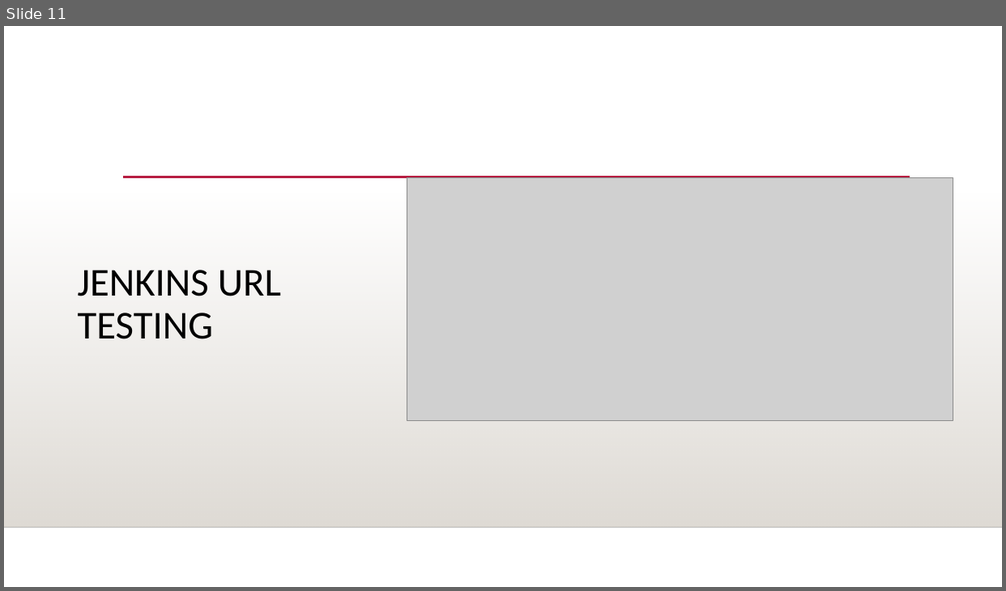
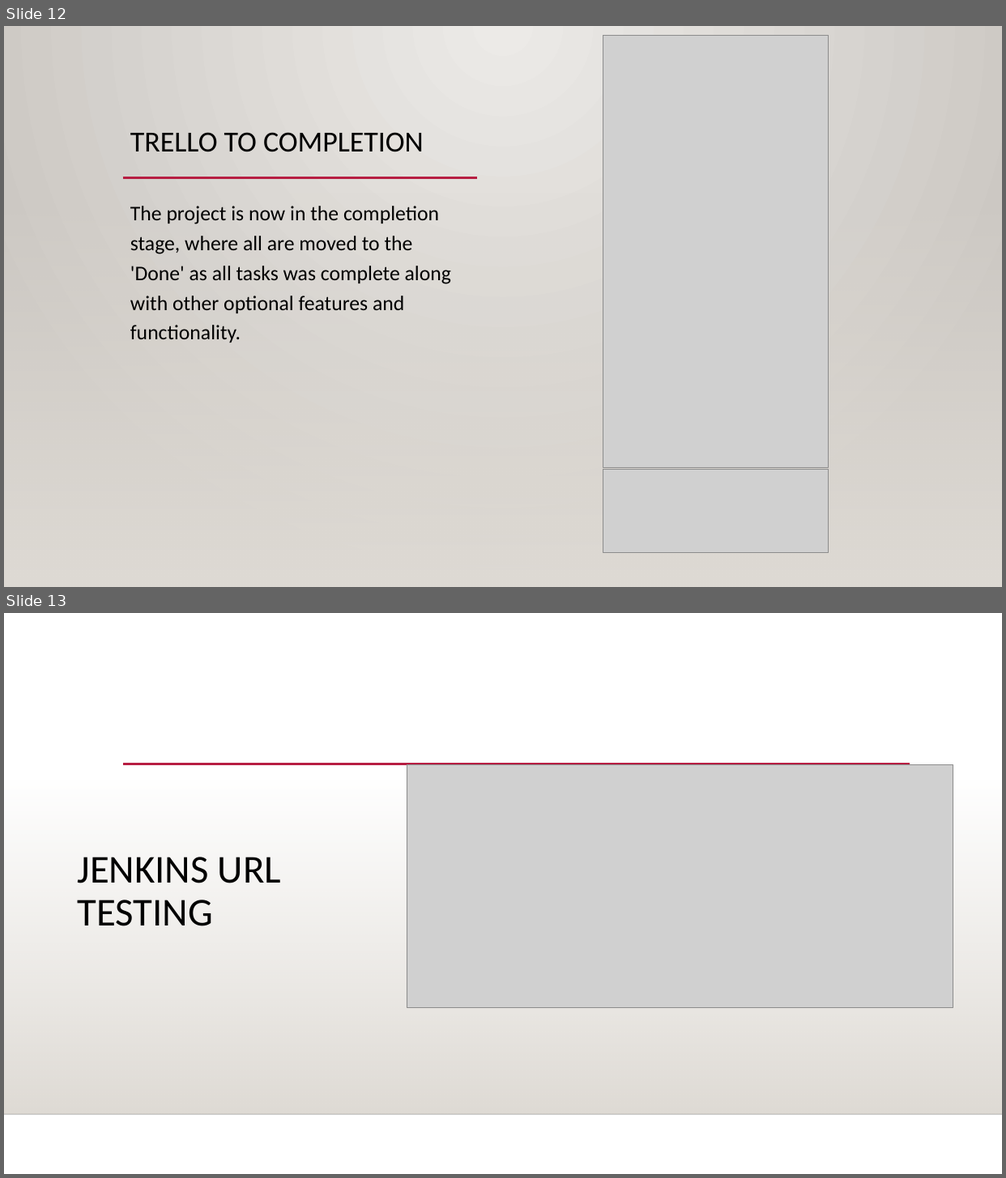
Before and after one commit to Shana12345/ChristianWeb, a slide deck: OOP Based Application.pptx. Shown one above the other, each under a label of ours: slide 11 before the commit, slides 12 and 13 after it. The pictures are 1006x591 and 1006x1178 pixels, drawn with LibreOffice and Linux fonts; fonts in the diff are those of the drawing; grey boxes stand for pictures; background and template pictures are left out. Boxes give left, top, right and bottom in pixels: in the first picture for what was removed or moved away, otherwise in the second. Text is boxed around its words. In the diff, an @@ line names an element or a change of style, - is before the commit and + after.

```diff
--- a/OOP Based Application.pptx
+++ b/OOP Based Application.pptx
@@ slide 12 added at [4, 26, 1002, 587], background gradient #ECEAE7 to #CAC7C1; not listed: 3 template elements that a slide beside it also shows @@
@@ rectangle added at [4, 26, 1002, 587], fill gradient #ECEAE7 to #CAC7C1 @@
@@ picture added at [603, 36, 829, 468] @@
@@ title added at [130, 132, 424, 152], 28 pt, text #000000 @@
+TRELLO TO COMPLETION
@@ rectangle added at [4, 191, 1002, 587], fill gradient #DFDBD5 @@
@@ line added from (123, 178) to (477, 178), #B71E42 2.5 pt @@
@@ text added at [130, 206, 451, 343], 20 pt, text #000000 @@
+The project is now in the completion stage, where all are moved to the 'Done' as all tasks was complete along with other optional features and functionality.
@@ picture added at [603, 469, 829, 552] @@
@@ what was slide 11 is now slide 13 @@
```
Also in this commit, not shown: 3 slides changed, 12 other slides added.
